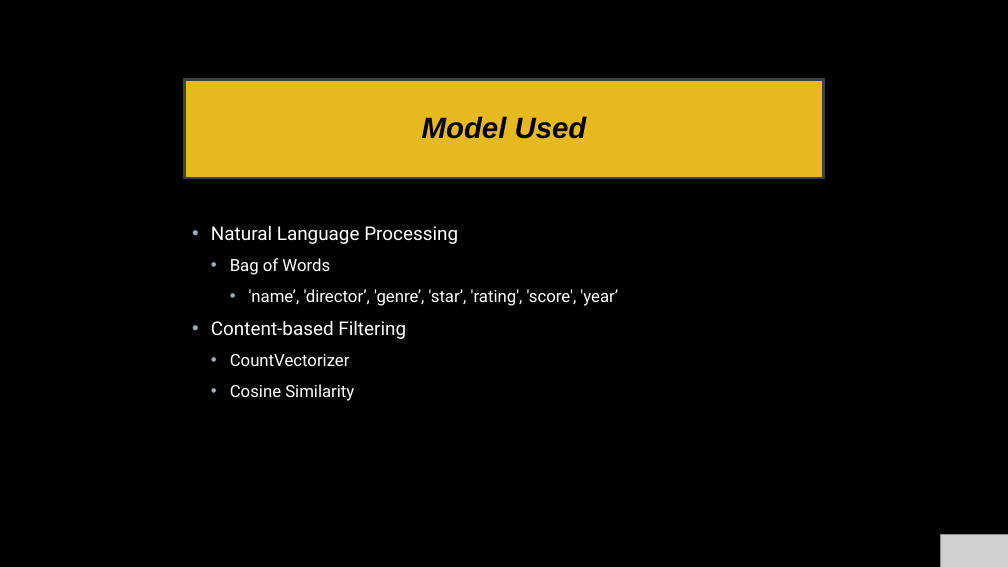
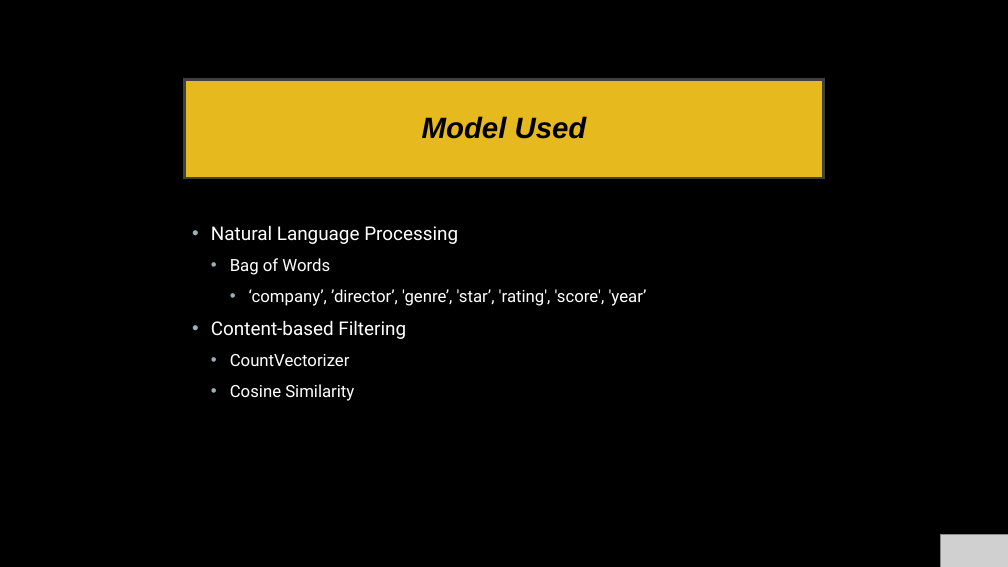
Before and after one commit to dimadnan/final_project, a slide deck: slide 10 of Final_Project.pptx (slide 9 before the commit). Drawn at 1008x567 pixels with LibreOffice and Linux fonts; fonts in the diff are those of the drawing; grey boxes stand for pictures. Boxes give left, top, right and bottom in pixels: in the first picture for what was removed or moved away, otherwise in the second. Text is boxed around its words. In the diff, an @@ line names an element or a change of style, - is before the commit and + after.

```diff
--- a/Final_Project.pptx
+++ b/Final_Project.pptx
@@ text at box(249, 289, 647, 306): text changed @@
-    • 'name’, 'director’, 'genre’, 'star’, 'rating', 'score', 'year’
+    • ‘company’, ’director’, 'genre’, 'star’, 'rating', 'score', 'year’
```
Also in this commit, not shown: 2 slides added, 1 slide removed.
